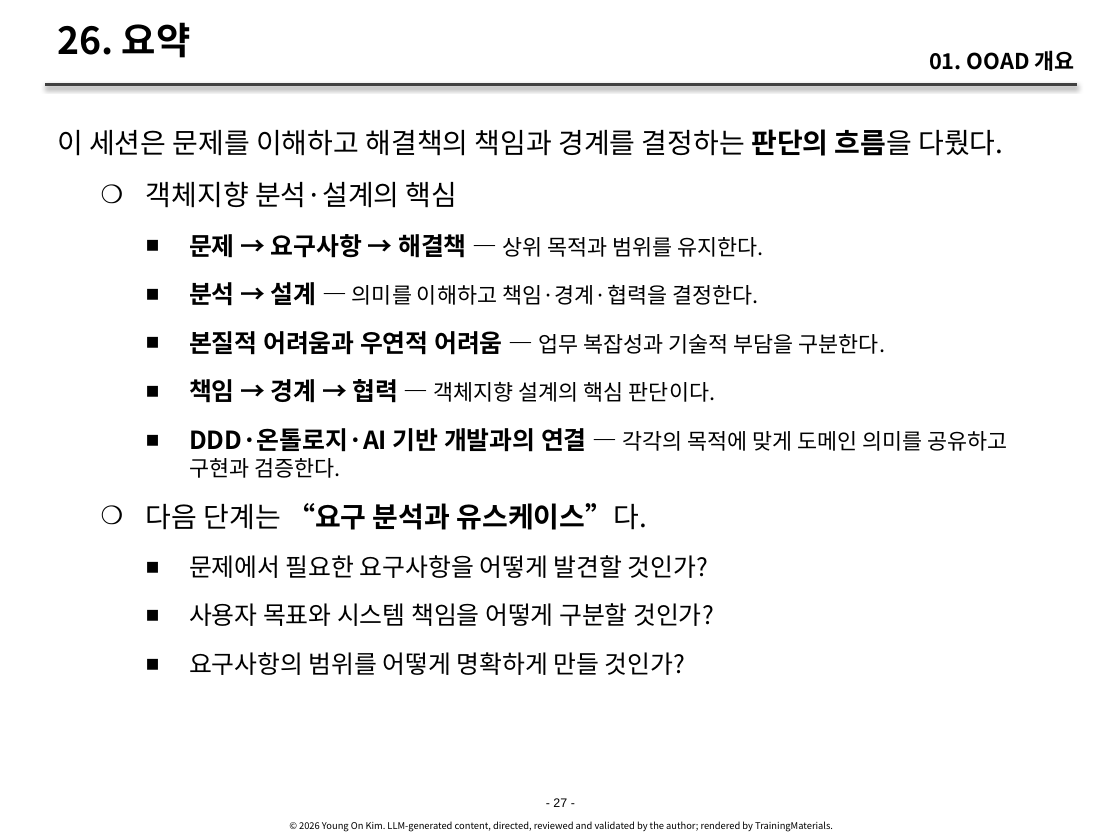
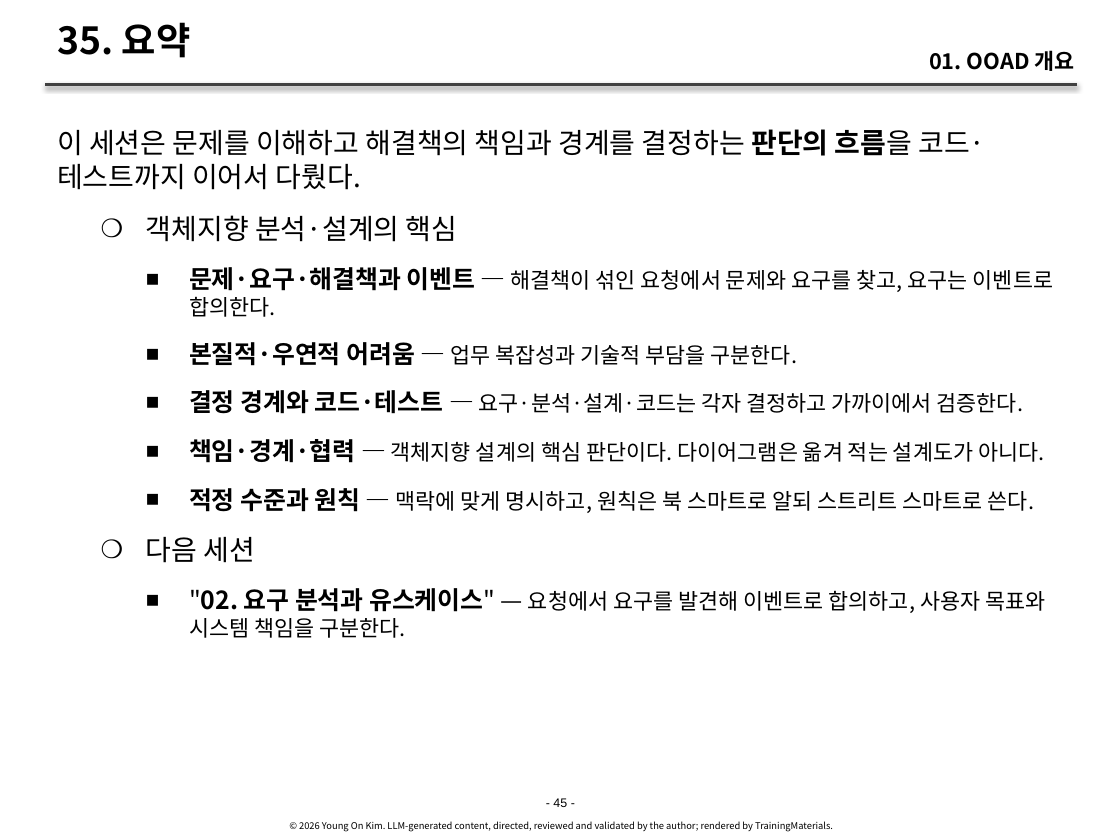
Before and after one commit to YoungSan77/TrainingMaterials, a slide deck: slide 45 of courses/ooad/sessions/s01.pptx (slide 27 before the commit). Drawn at 1120x840 pixels with LibreOffice and Linux fonts; fonts in the diff are those of the drawing. Boxes give left, top, right and bottom in pixels: in the first picture for what was removed or moved away, otherwise in the second. Text is boxed around its words. In the diff, an @@ line names an element or a change of style, - is before the commit and + after.

```diff
--- a/courses/ooad/sessions/s01.pptx
+++ b/courses/ooad/sessions/s01.pptx
@@ title at (57, 22, 191, 58): text changed @@
-26. 요약
+35. 요약
@@ text at (57, 129, 985, 190): text changed @@
-이 세션은 문제를 이해하고 해결책의 책임과 경계를 결정하는 판단의 흐름을 다뤘다.
+이 세션은 문제를 이해하고 해결책의 책임과 경계를 결정하는 판단의 흐름을 코드·테스트까지 이어서 다뤘다.
@@ text at (146, 267, 1053, 638): text changed; size 16 to 14 pt @@
-      ■ 문제 → 요구사항 → 해결책 — 상위 목적과 범위를 유지한다.
-      ■ 분석 → 설계 — 의미를 이해하고 책임·경계·협력을 결정한다.
-      ■ 본질적 어려움과 우연적 어려움 — 업무 복잡성과 기술적 부담을 구분한다.
-      ■ 책임 → 경계 → 협력 — 객체지향 설계의 핵심 판단이다.
-      ■ DDD·온톨로지·AI 기반 개발과의 연결 — 각각의 목적에 맞게 도메인 의미를 공유하고 구현과 검증한다.
-    ❍ 다음 단계는 “요구 분석과 유스케이스”다.
-      ■ 문제에서 필요한 요구사항을 어떻게 발견할 것인가?
-      ■ 사용자 목표와 시스템 책임을 어떻게 구분할 것인가?
-      ■ 요구사항의 범위를 어떻게 명확하게 만들 것인가?
+      ■ 문제·요구·해결책과 이벤트 — 해결책이 섞인 요청에서 문제와 요구를 찾고, 요구는 이벤트로 합의한다.
+      ■ 본질적·우연적 어려움 — 업무 복잡성과 기술적 부담을 구분한다.
+      ■ 결정 경계와 코드·테스트 — 요구·분석·설계·코드는 각자 결정하고 가까이에서 검증한다.
+      ■ 책임·경계·협력 — 객체지향 설계의 핵심 판단이다. 다이어그램은 옮겨 적는 설계도가 아니다.
+      ■ 적정 수준과 원칙 — 맥락에 맞게 명시하고, 원칙은 북 스마트로 알되 스트리트 스마트로 쓴다.
+    ❍ 다음 세션
+      ■ "02. 요구 분석과 유스케이스" — 요청에서 요구를 발견해 이벤트로 합의하고, 사용자 목표와 시스템 책임을 구분한다.
@@ text at (553, 798, 567, 807): text changed @@
-- 27 -
+- 45 -
```
Also in this commit, not shown: 26 other slides changed, 18 slides added, 44 other files.
